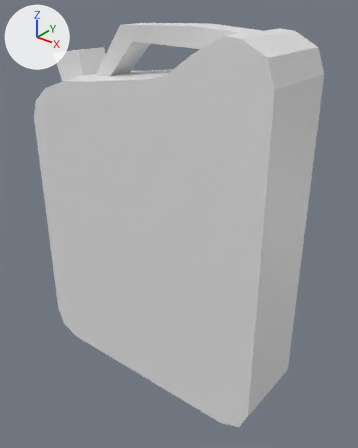
What one commit did to the Blender file BlendFilesForUnity/JerryCan.blend.
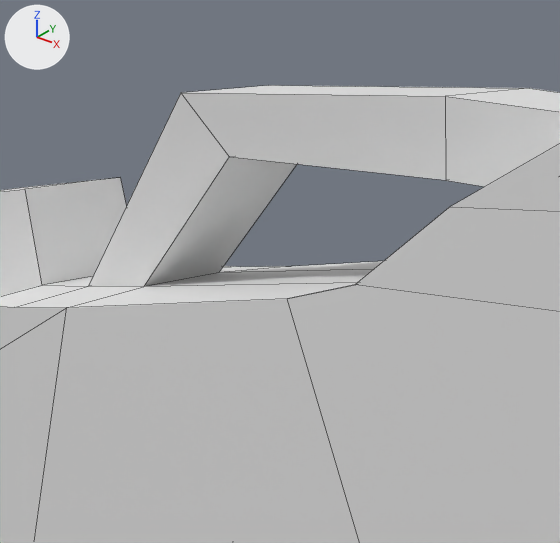
There are two pictures of each version: one whole from a 50 mm camera at (7.48, -8.7, 5.27) aimed at (0.36, 0.21, -0.25), one close up on the part from 20% to 61% of the width and 0% to 32% of the height. Lighting does not change. The marker at upper left points along +X, +Y and +Z. The close-ups show mesh edges as thin lines.

Before the edit, the objects in view are built like this:
```python
me_cube_001 = bpy.data.meshes.new('Cube.001')
me_cube_001.from_pydata(...)  # 88 vertices, 91 faces; spans x -3.52..3.4, y -1.0..1.0, z -4.63..4.52
ob_cube = bpy.data.objects.new('Cube', me_cube_001)
ob_cube.location = (0.0, 0.0, 0.0)
```
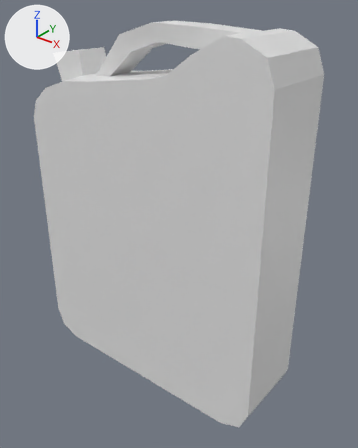
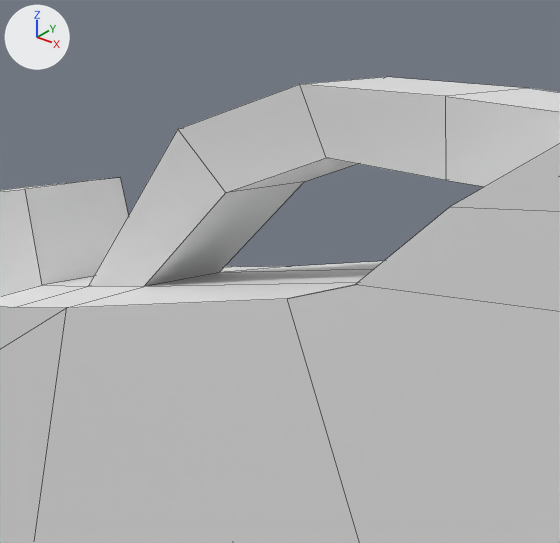
Commit message: jerry can changed

What changed in the scene script:
```text
Change me_cube_001:
    used by ob_cube; location = (0.0, 0.0, 0.0)
    remove me_cube_001.from_pydata(...)  # 88 vertices, 91 faces; spans x -3.52..3.4, y -1.0..1.0, z -4.63..4.52
    add me_cube_001.from_pydata(...)  # 92 vertices, 95 faces; spans x -3.52..3.4, y -1.0..1.0, z -4.63..4.54
    me_cube_001 part 1
    4 faces are deleted
    4 vertices move from x -0.8..-0.47, y -0.39..0.36, z 4.13..4.46 to x -0.85..-0.51, y -0.39..0.36, z 3.93..4.26
    4 vertices are added at (0.27, -0.36, 4.17), (0.11, -0.39, 4.54), (0.27, 0.33, 4.17), (0.11, 0.36, 4.54)
    8 new faces join them
```

Where the change shows, as pixel boxes (x1, y1, x2, y2) in the close-ups (560 x 543 px):
'Cube', reshaped
    before: (0, 85, 560, 543)
    after: (0, 77, 560, 543)
part 1 of me_cube_001, built on
    before: (89, 85, 525, 287)
    after: (89, 77, 525, 287)
